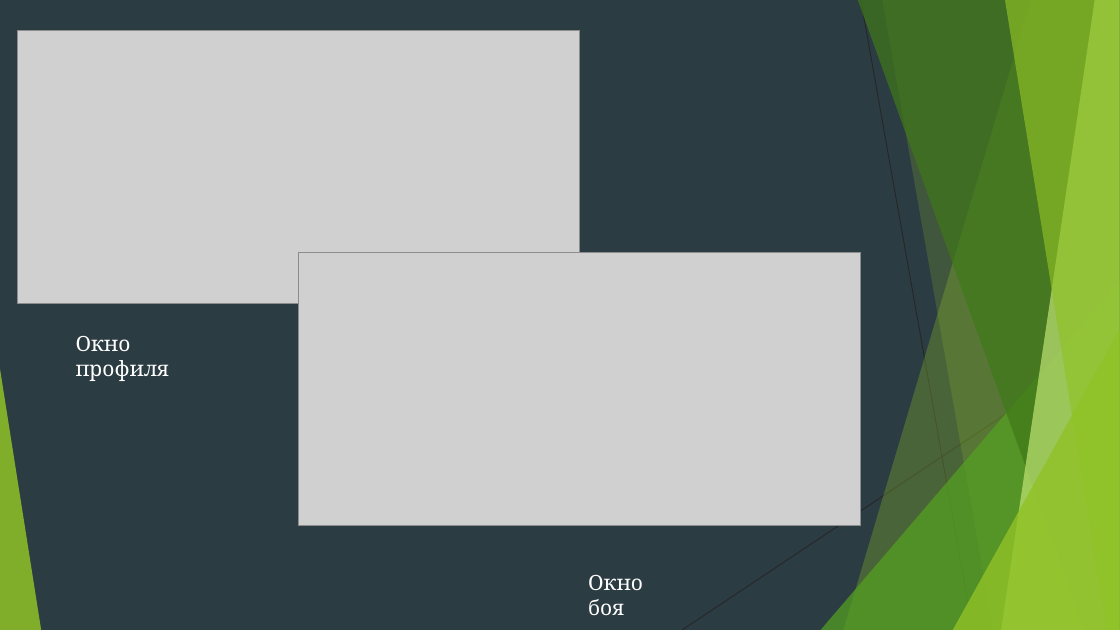
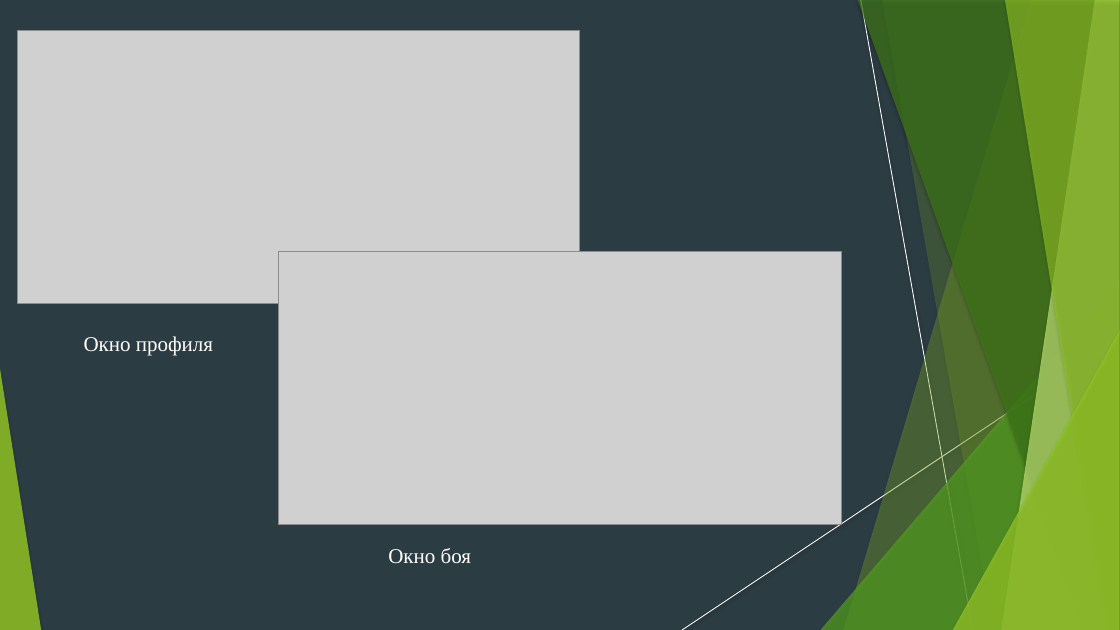
Before and after one commit to Vegoram/Roguelike-Site-Game, a slide deck: slide 9 of презентация.pptx (slide 8 before the commit). Drawn at 1120x630 pixels with LibreOffice and Linux fonts; fonts in the diff are those of the drawing; grey boxes stand for pictures. Boxes give left, top, right and bottom in pixels: in the first picture for what was removed or moved away, otherwise in the second. Text is boxed around its words. In the diff, an @@ line names an element or a change of style, - is before the commit and + after.

```diff
--- a/презентация.pptx
+++ b/презентация.pptx
@@ line (861, 0) - (973, 630): stroke #262626 0.75 pt to #FFFFFF 0.74 pt @@
@@ freeform shape at [882, 0, 1120, 630]: shadow on; outline redrawn @@
@@ picture: place and size @@
-picture at [299, 252, 861, 525]
+picture at [279, 252, 841, 525]
@@ text "Окно профиля": place and size @@
-text "Окно профиля" at [76, 336, 169, 381]
+text "Окно профиля" at [84, 336, 213, 356]
@@ text "Окно профиля" at [84, 336, 213, 356]: font Cambria to Times New Roman @@
@@ line (1120, 339) - (682, 630): stroke #262626 0.75 pt to #FFFFFF 0.74 pt @@
@@ shadow on in 6 elements at [844, 0, 1120, 630], [821, 280, 1120, 630], [858, 0, 1120, 630], [1002, 0, 1120, 630], [1005, 0, 1120, 630], [953, 330, 1120, 630] @@
@@ text "Окно боя" at [388, 548, 471, 563]: font Cambria to Times New Roman @@
@@ text "Окно боя": place and size @@
-text "Окно боя" at [588, 575, 643, 615]
+text "Окно боя" at [388, 548, 471, 563]
```
Also in this commit, not shown: 8 other slides changed, 1 slide added.
